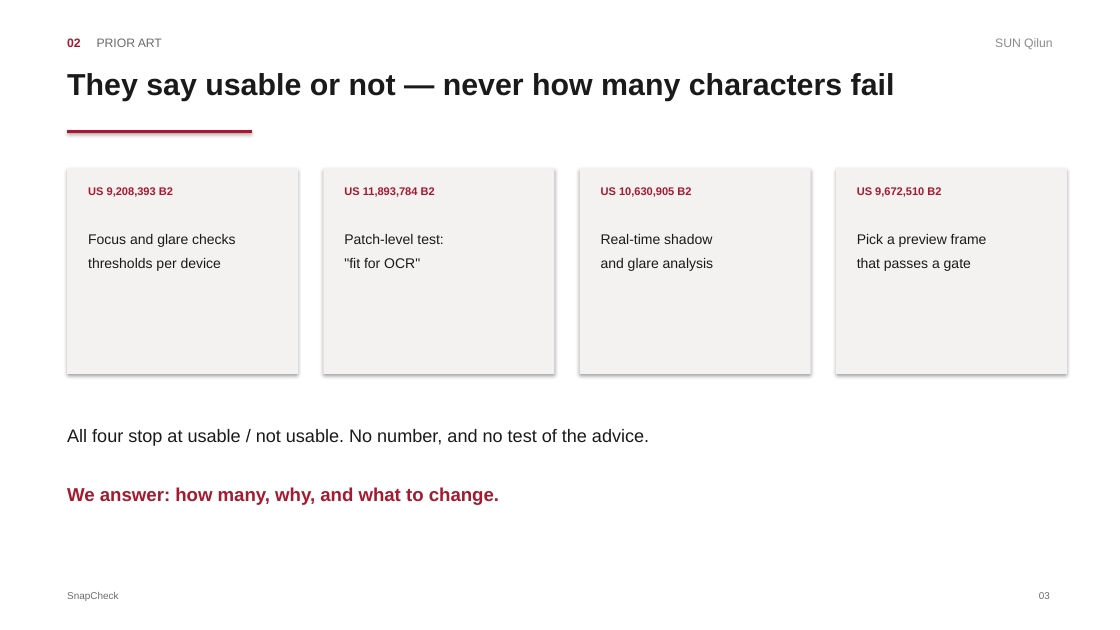
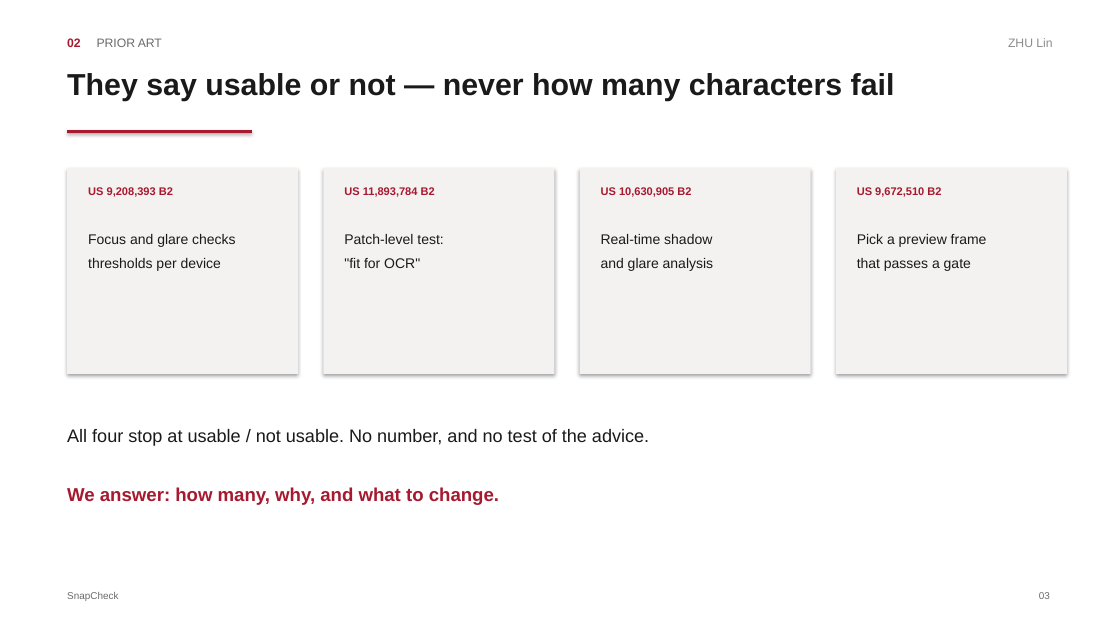
Before and after one commit to n0thing0717zkj-code/CDT501_SnapCheck, a slide deck: slide 3 of docs/CDT501_SnapCheck_Slides.pptx. Drawn at 1120x630 pixels with LibreOffice and Linux fonts; fonts in the diff are those of the drawing. Boxes give left, top, right and bottom in pixels: in the first picture for what was removed or moved away, otherwise in the second. Text is boxed around its words. In the diff, an @@ line names an element or a change of style, - is before the commit and + after.

```diff
--- a/docs/CDT501_SnapCheck_Slides.pptx
+++ b/docs/CDT501_SnapCheck_Slides.pptx
@@ text at box(1008, 38, 1052, 47): text changed @@
-SUN Qilun
+ZHU Lin
```
Also in this commit, not shown: 7 other slides changed, 2 other files.
